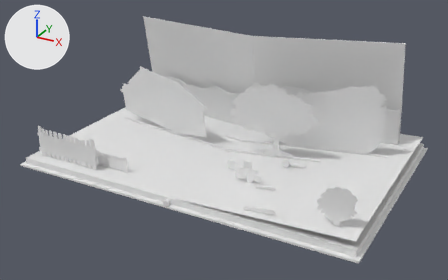
Before and after pictures for a commit that changed the glTF model live/chang-e-s04/exit.glb.
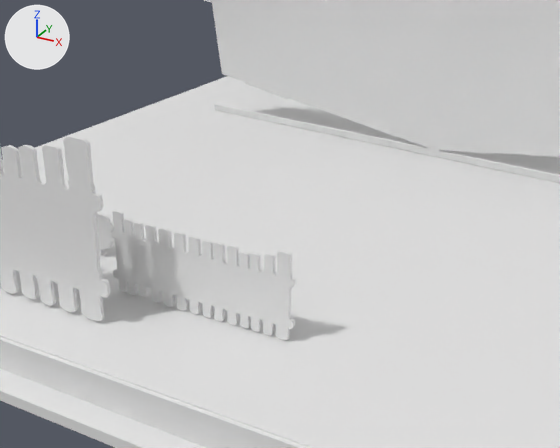
There are two pictures of each version: one whole from a 50 mm lens placed at (1.621, -3.019, 1.572), pointed at (0.013, -0.095, 0.11), one close up from a 50 mm lens placed at (-0.061, -1.1, 0.4), pointed at (-0.399, -0.486, 0.093). Arrows for +X, +Y and +Z are at upper left; the lights stay in place. The first two pictures are the older version. Materials are left out; every surface is plain grey. Where no turn or scale is listed for an object, it has been applied to the vertices.

In view in the first close-up: 'block-1', 'cover-1', 'fence-card_1', 'flowers-front-card_1', 'house-1', 'leaf-page', 'leg-l-card_1'.
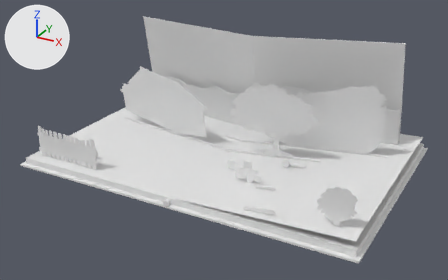
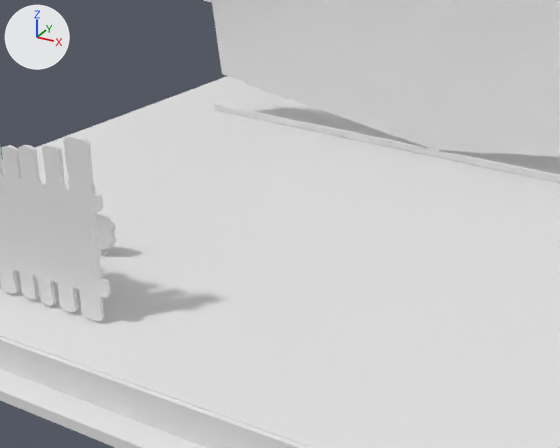
What the commit changed:
Object 'fence-card_1' (ob_fence_card_1) is deleted.

Where the change shows, as pixel boxes [x1, y1, x2, y2] in the close-ups (560 x 448 px):
'fence-card_1', deleted
    before: [111, 210, 296, 340]
